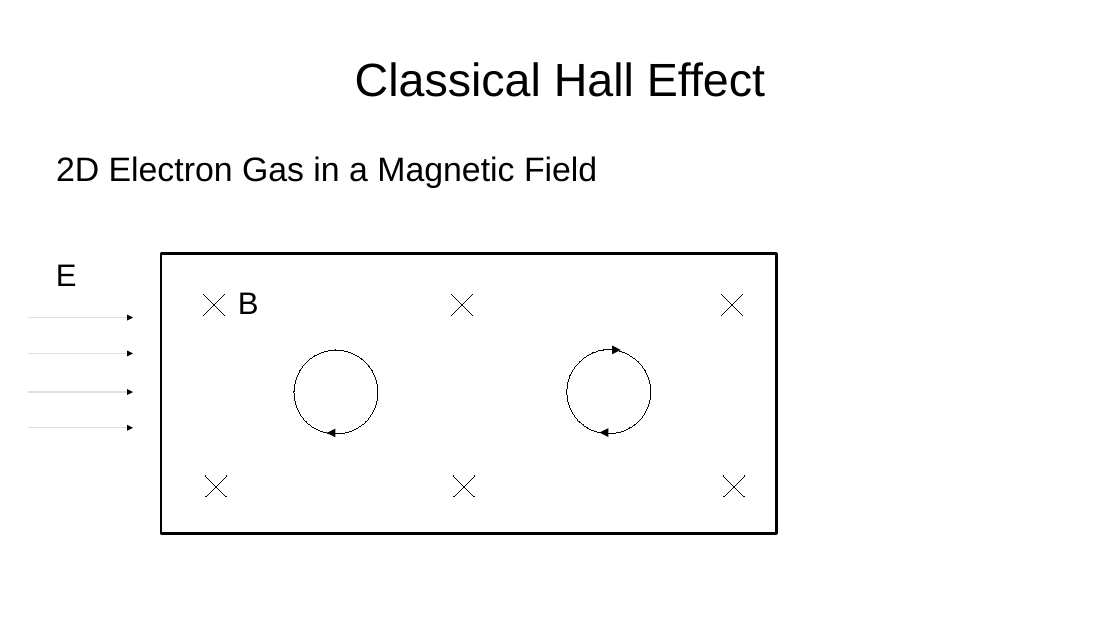
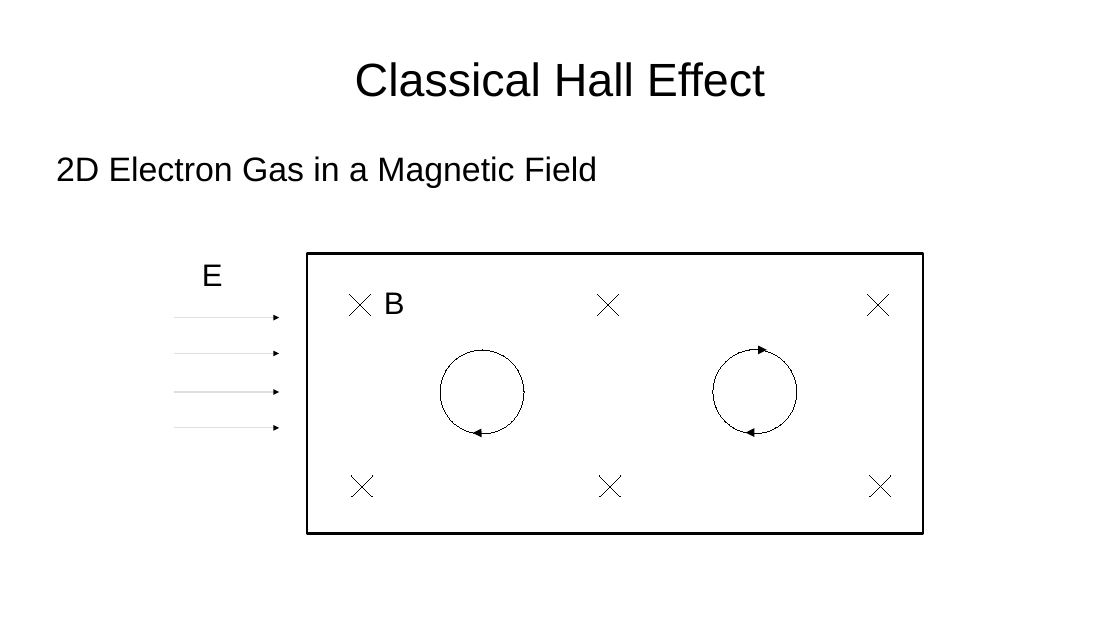
Before and after one commit to asirota12/Thesis, a slide deck: slide 4 of ThesisDefense.odp. Drawn at 1120x630 pixels with LibreOffice and Linux fonts; fonts in the diff are those of the drawing. Boxes give left, top, right and bottom in pixels: in the first picture for what was removed or moved away, otherwise in the second. Text is boxed around its words. In the diff, an @@ line names an element or a change of style, - is before the commit and + after.

```diff
--- a/ThesisDefense.odp
+++ b/ThesisDefense.odp
@@ 12 lines, 7 arrows, 2 texts, 2 ellipses, 1 rectangle, 1 freeform shape moved together from (x1=28, y1=253, x2=777, y2=533) to (x1=174, y1=253, x2=923, y2=533) @@
```
Also in this commit, not shown: 9 other slides changed, 11 slides added, 6 slides removed, 1 other file.
